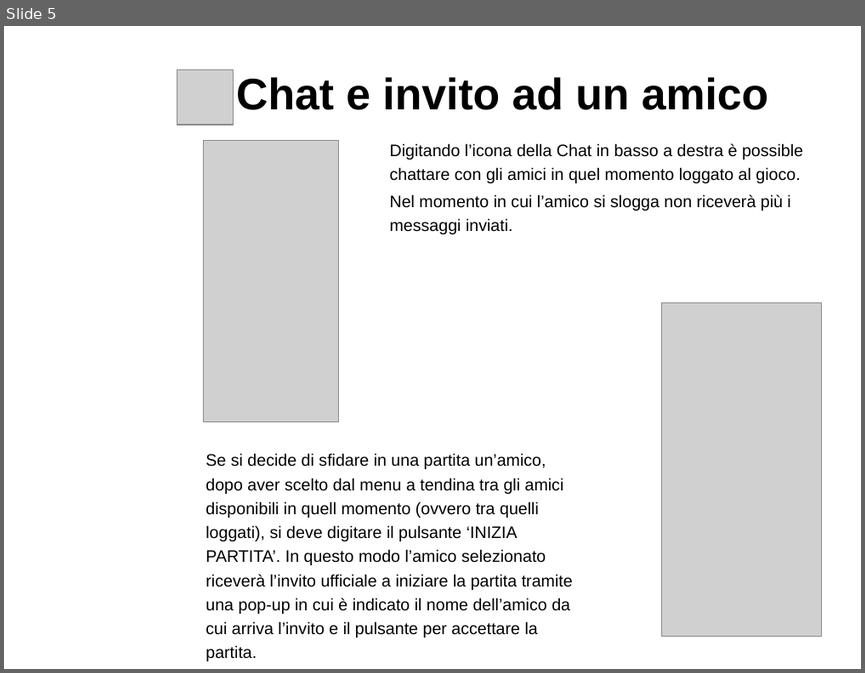
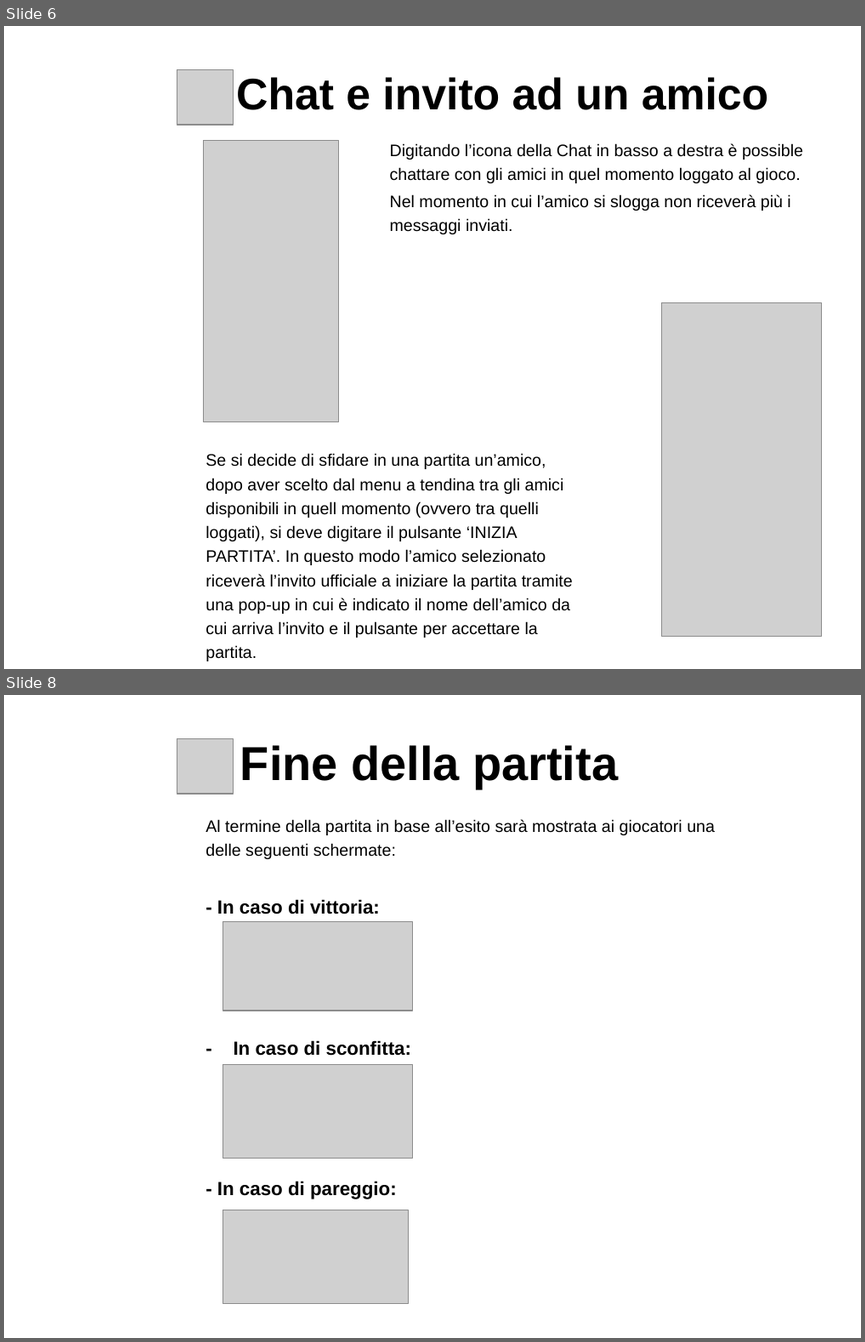
Before and after one commit to xesoftproject/chat, a slide deck: web/doc/xesoft-guida-al-gioco.pptx. Shown one above the other, each under a label of ours: slide 5 before the commit, slides 6 and 8 after it; the slides between them are not shown. The pictures are 865x673 and 865x1342 pixels, drawn with LibreOffice and Linux fonts; fonts in the diff are those of the drawing; grey boxes stand for pictures; background and template pictures are left out. Boxes give left, top, right and bottom in pixels: in the first picture for what was removed or moved away, otherwise in the second. Text is boxed around its words. In the diff, an @@ line names an element or a change of style, - is before the commit and + after.

```diff
--- a/web/doc/xesoft-guida-al-gioco.pptx
+++ b/web/doc/xesoft-guida-al-gioco.pptx
@@ slide 8 added at [4, 695, 861, 1338], background picture (left out) @@
@@ picture added at [177, 738, 233, 794] @@
@@ text added at [240, 745, 618, 789], 40 pt, text #000000, bold @@
+Fine della partita
@@ text added at [205, 819, 715, 1199], 14 pt, text #000000 @@
+  Al termine della partita in base all’esito sarà mostrata ai giocatori una delle seguenti schermate:
+  - In caso di vittoria:
+  - In caso di sconfitta:
+  - In caso di pareggio:
@@ picture added at [223, 921, 412, 1010] @@
@@ picture added at [223, 1064, 412, 1157] @@
@@ picture added at [223, 1210, 409, 1304] @@
@@ what was slide 5 is now slide 6 @@
```
Also in this commit, not shown: 2 slides changed, 1 other slide added, 1 other file.
